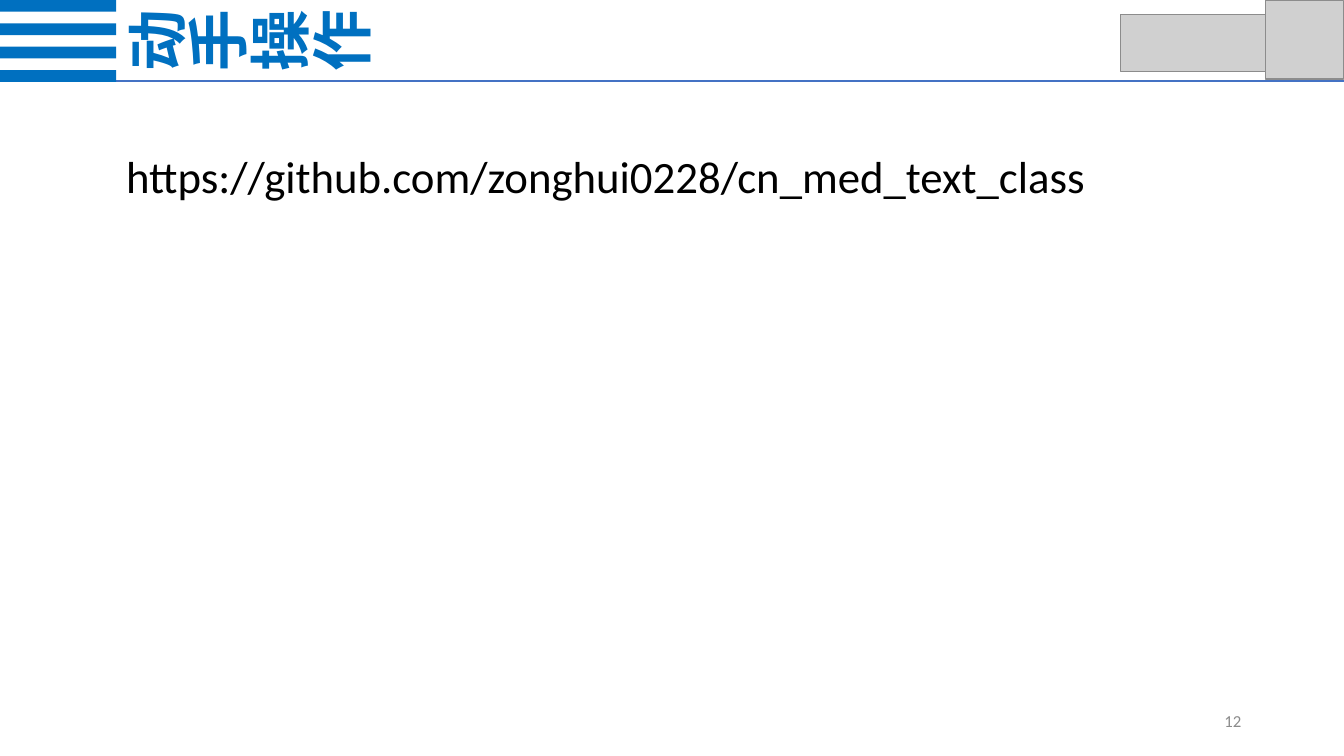
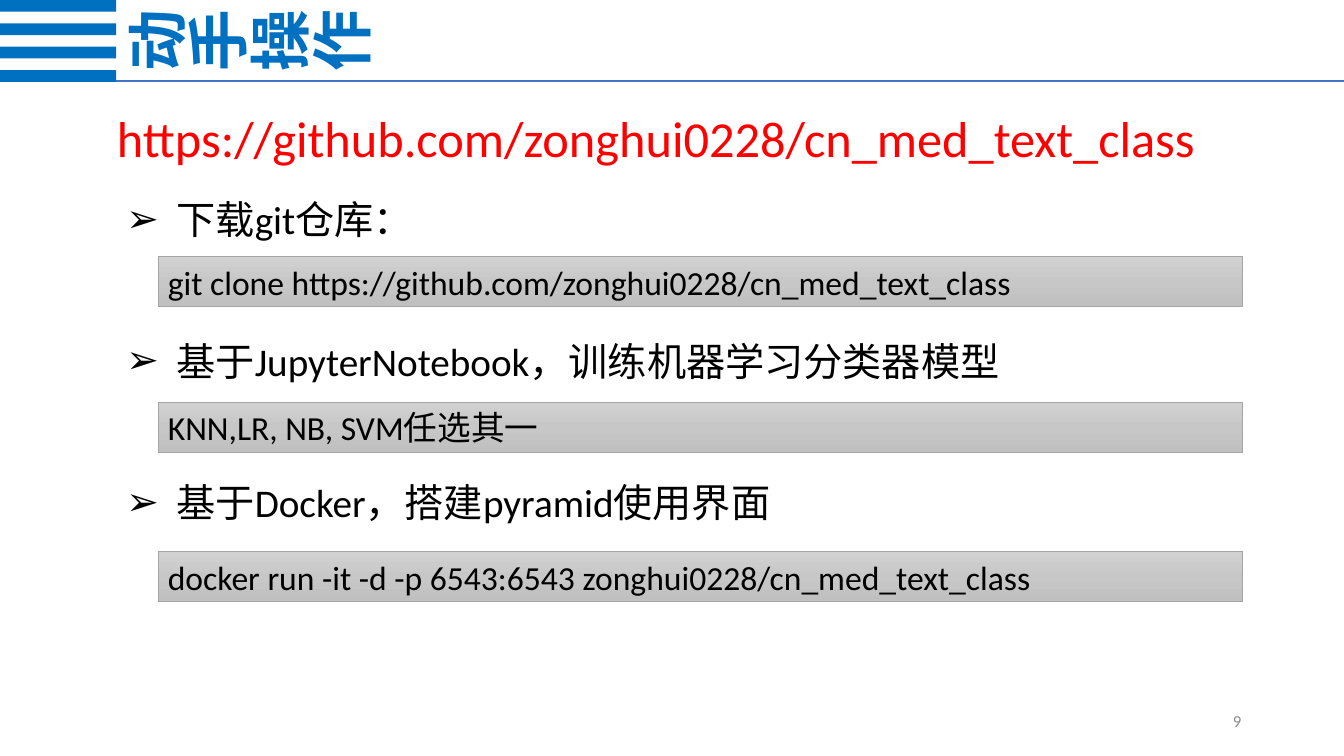
Before and after one commit to zonghui0228/Chinese-Medical-Text-Classification, a slide deck: slide 9 of Chinese_Medical_Text_Classification.pptx (slide 12 before the commit). Drawn at 1344x756 pixels with LibreOffice and Linux fonts; fonts in the diff are those of the drawing; grey boxes stand for pictures. Boxes give left, top, right and bottom in pixels: in the first picture for what was removed or moved away, otherwise in the second. Text is boxed around its words. In the diff, an @@ line names an element or a change of style, - is before the commit and + after.

```diff
--- a/Chinese_Medical_Text_Classification.pptx
+++ b/Chinese_Medical_Text_Classification.pptx
@@ picture removed at (1121,14,1270,72) @@
@@ picture removed at (1266,1,1344,80) @@
@@ text "https://github.com/zonghui0228/cn_med_text_class": place and size @@
-text "https://github.com/zonghui0228/cn_med_text_class" at (126,162,1085,201)
+text "https://github.com/zonghui0228/cn_med_text_class" at (117,122,1195,166)
@@ text "https://github.com/zonghui0228/cn_med_text_class" at (117,122,1195,166): size 32 to 36 pt, text colour #000000 to #FF0000 @@
@@ text added at (176,201,999,524), 28 pt, text #000000 @@
+➢ 下载git仓库：
+➢ 基于JupyterNotebook，训练机器学习分类器模型
+➢ 基于Docker，搭建pyramid使用界面
@@ rectangle added at (158,257,1243,307), fill gradient #D2D2D2 to #C8C8C8 to #C0C0C0, outline #A5A5A5 0.5 pt, 24 pt, text #000000 @@
+git clone https://github.com/zonghui0228/cn_med_text_class
@@ rectangle added at (158,402,1243,452), fill gradient #D2D2D2 to #C8C8C8 to #C0C0C0, outline #A5A5A5 0.5 pt, 24 pt, text #000000 @@
+KNN,LR, NB, SVM任选其一
@@ rectangle added at (158,552,1243,601), fill gradient #D2D2D2 to #C8C8C8 to #C0C0C0, outline #A5A5A5 0.5 pt, 24 pt, text #000000 @@
+docker run -it -d -p 6543:6543 zonghui0228/cn_med_text_class
@@ page number at (1233,716,1241,727): text changed @@
-12
+9
```
Also in this commit, not shown: 7 other slides changed, 3 slides removed, 1 other file.
